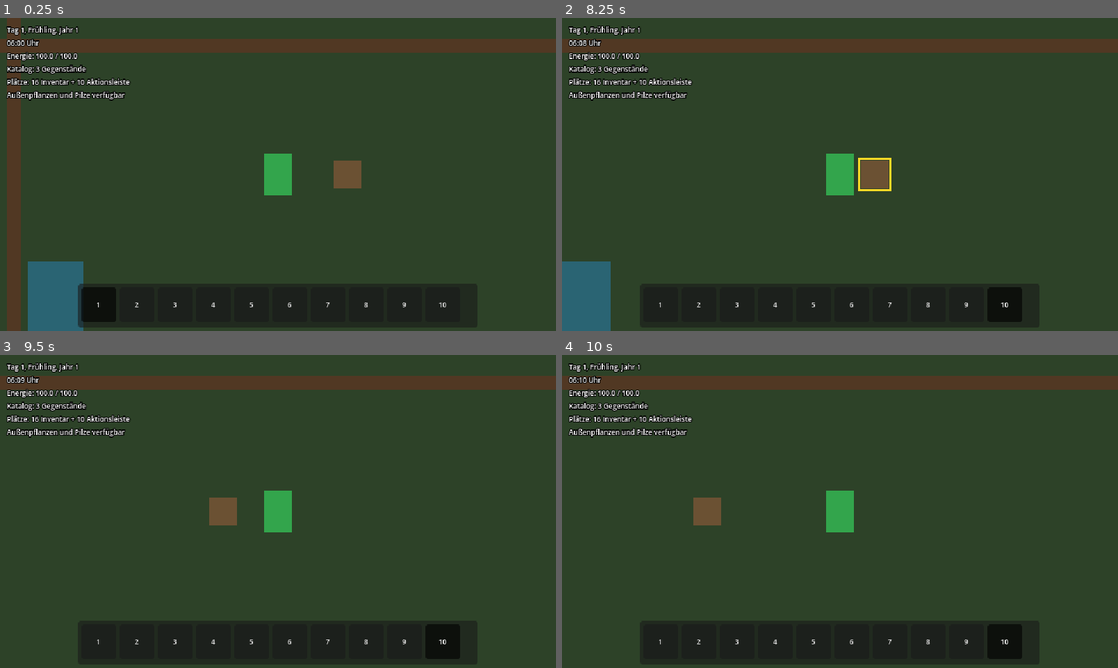
Above: before the commit, frames 1-4 (two rows, left to right).
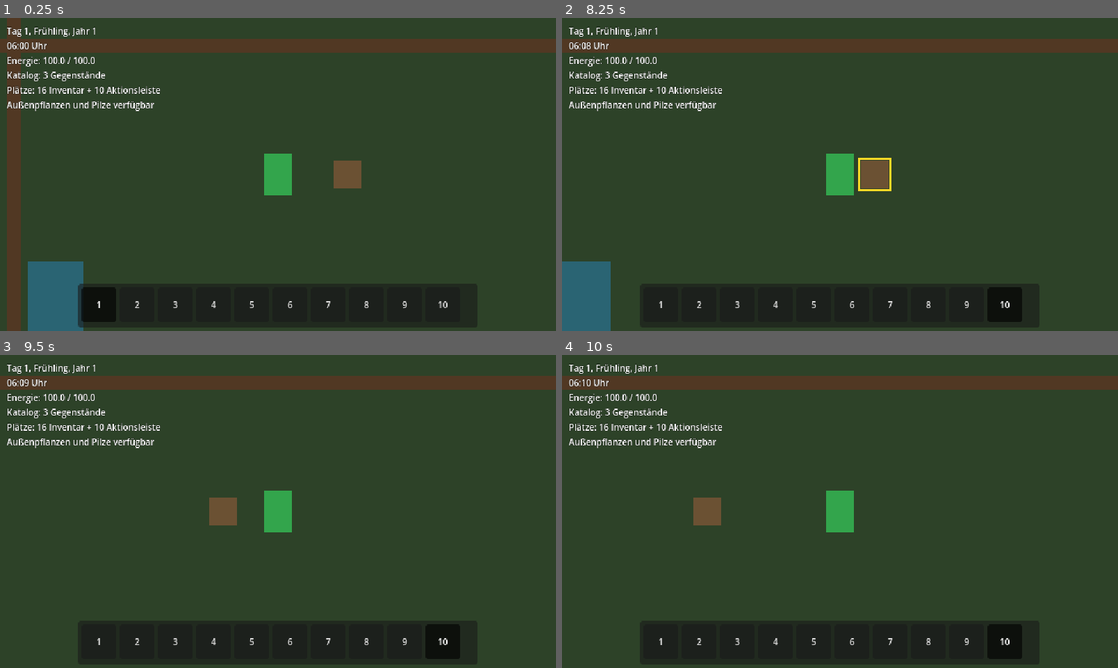
Above: after the commit, the same moments.

Repository: stasar14-rgb/Harvest-Dream
Game: Godot game, scene res://scenes/main.tscn
Two runs of this game, one before a commit and one after it. Both use one fixed random seed, a clock stepped at 60 frames per second and the inputs below.
Inputs (mouse positions are in pixels of both pictures, inside the frame that each line leads up to):
- Up to frame 1 (0.25 s): no input
- Up to frame 2 (8.25 s): click "1" at 0.5 s; click "2" at 1.25 s; click "3" at 2 s; click "4" at 2.75 s; click "5" at 3.5 s; click "6" at 4.25 s; click "7" at 5 s; click "8" at 5.75 s; click "9" at 6.5 s; click "10" at 7.25 s; tap Enter at 8 s; move the mouse to (962, 158) at 8.02 s; hold D (move_right) from 8.03 s (still down); hold E (interact) from 8.03 s (still down); click (962, 158) at 8.17 s
- Up to frame 3 (9.5 s): release D (move_right) at 8.75 s; release E (interact) at 8.75 s; drag from (166, 527) to (278, 511) at 8.77 s
- Up to frame 4 (10 s): tap Space at 9.5 s; move the mouse to (895, 442) at 9.52 s; hold D (move_right) from 9.53 s (still down); hold E (interact) from 9.53 s (still down)

The runs differ from the first frame. In frame 1, 2.7% of the frame differs, in the area x 1-81%, y 2-93%; in frame 2, 2.7%; in frame 3, 2.7%; in frame 4, 2.7%.

Commit message:
Lesbarkeit der Inventarschrift verbessern

Diff:
--- a/scenes/test_area.tscn
+++ b/scenes/test_area.tscn
@@ -29,8 +29,8 @@
 mouse_filter = 2
 theme_override_colors/font_color = Color(1, 1, 1, 1)
 theme_override_colors/font_outline_color = Color(0, 0, 0, 1)
-theme_override_constants/outline_size = 4
-theme_override_font_sizes/font_size = 8
+theme_override_constants/outline_size = 1
+theme_override_font_sizes/font_size = 10
 text = "Kalender wird geladen ..."
 script = ExtResource("4_debug_time")
 
--- a/scenes/ui/inventory_ui.tscn
+++ b/scenes/ui/inventory_ui.tscn
@@ -3,7 +3,7 @@
 [ext_resource type="Script" path="res://scripts/inventory/inventory_ui.gd" id="1_inventory_ui"]
 
 [sub_resource type="Theme" id="Theme_inventory"]
-default_font_size = 8
+default_font_size = 10
 
 [node name="InventoryUI" type="CanvasLayer"]
 layer = 20
@@ -46,7 +46,7 @@
 
 [node name="Title" type="Label" parent="Root/InventoryPanel/Margin/VBox"]
 layout_mode = 2
-theme_override_font_sizes/font_size = 10
+theme_override_font_sizes/font_size = 12
 text = "Inventar"
 horizontal_alignment = 1
 
